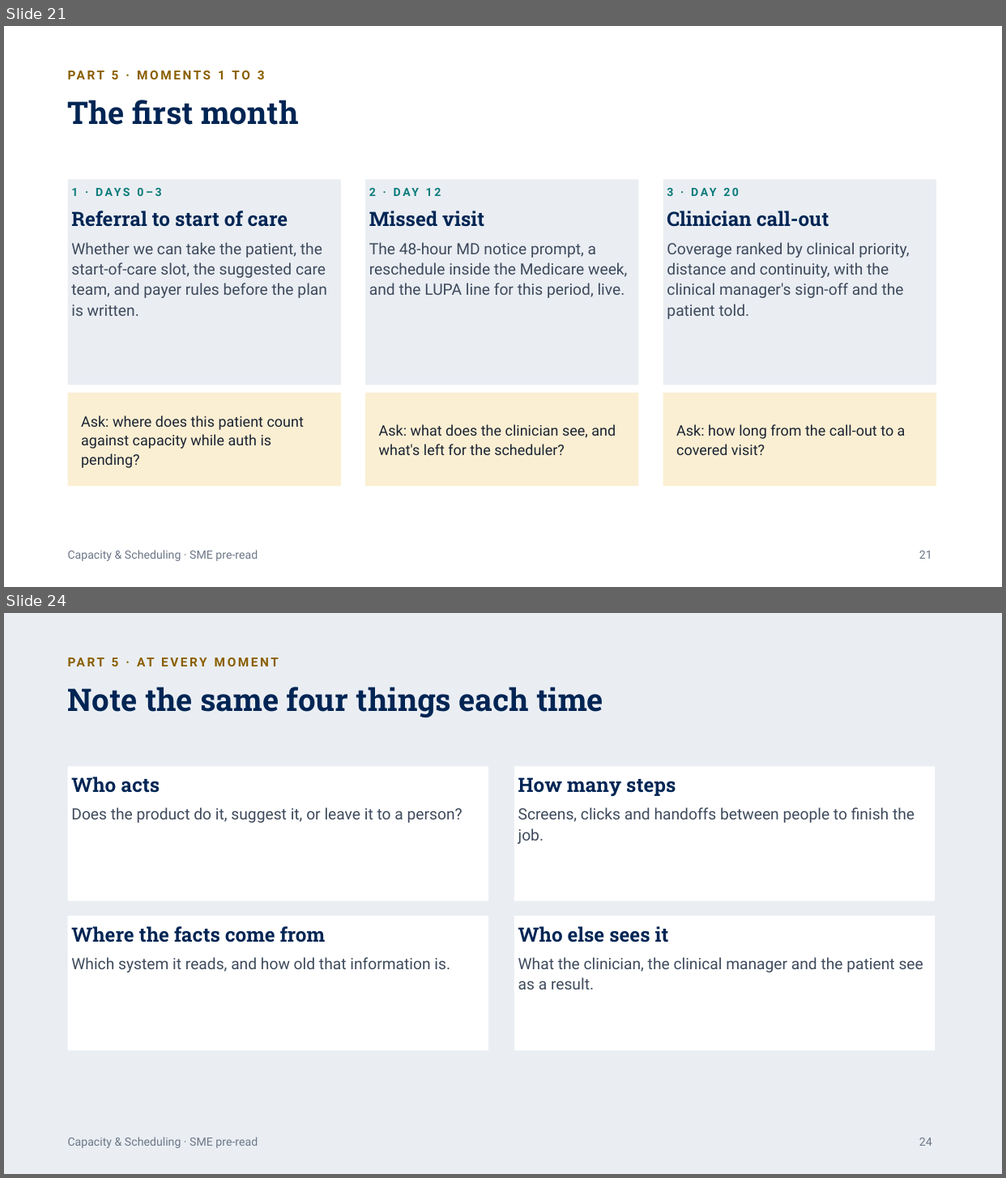
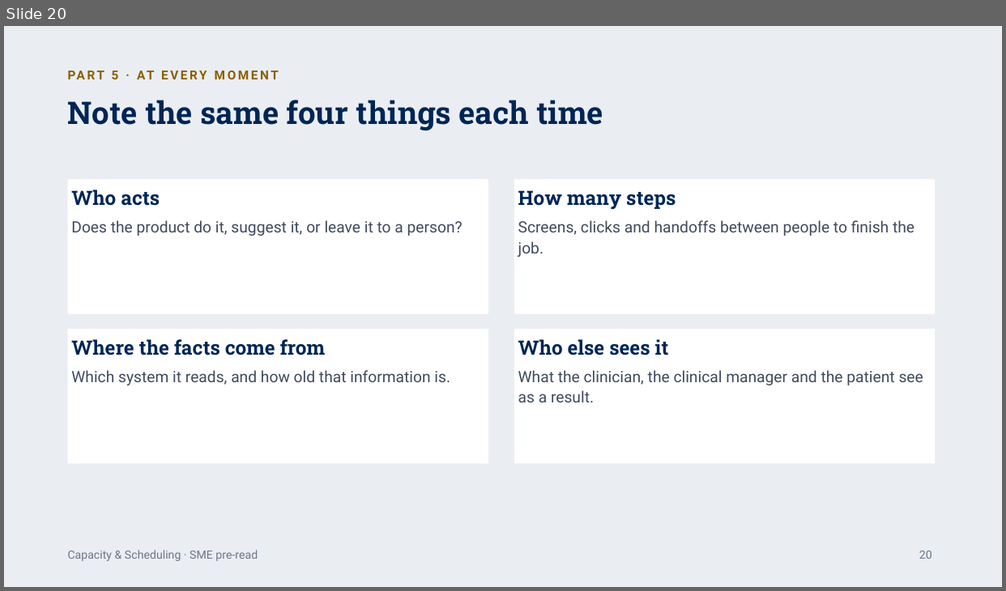
Before and after one commit to worker-max/compassus-capacity-pm, a slide deck: agents/compassus-capacity-pm/artifacts/Nashville-SME-PreRead.pptx. Shown one above the other, each under a label of ours: slides 21 and 24 before the commit, slide 20 after it; the slides between them are not shown. The pictures are 1006x1178 and 1006x591 pixels, drawn with LibreOffice and Linux fonts; fonts in the diff are those of the drawing. Boxes give left, top, right and bottom in pixels: in the first picture for what was removed or moved away, otherwise in the second. Text is boxed around its words. In the diff, an @@ line names an element or a change of style, - is before the commit and + after.

```diff
--- a/agents/compassus-capacity-pm/artifacts/Nashville-SME-PreRead.pptx
+++ b/agents/compassus-capacity-pm/artifacts/Nashville-SME-PreRead.pptx
@@ slide 21 removed at [4, 26, 1002, 587], background #FFFFFF; not listed: 1 template element that a slide beside it also shows @@
@@ text removed at [112, 71, 265, 79] @@
-PART 5 · MOMENTS 1 TO 3
@@ title removed at [68, 100, 298, 125] @@
-The first month
@@ rectangle removed at [68, 179, 341, 386] @@
@@ text removed at [71, 188, 327, 316] @@
-1 · DAYS 0–3
-Referral to start of care
-Whether we can take the patient, the start-of-care slot, the suggested care team, and payer rules before the plan is written.
@@ rectangle removed at [365, 179, 639, 386] @@
@@ text removed at [369, 188, 627, 298] @@
-2 · DAY 12
-Missed visit
-The 48-hour MD notice prompt, a reschedule inside the Medicare week, and the LUPA line for this period, live.
@@ rectangle removed at [663, 179, 937, 386] @@
@@ text removed at [667, 188, 909, 319] @@
-3 · DAY 20
-Clinician call-out
-Coverage ranked by clinical priority, distance and continuity, with the clinical manager's sign-off and the patient told.
@@ rectangle removed at [68, 393, 341, 486] @@
@@ rectangle removed at [365, 393, 639, 486] @@
@@ rectangle removed at [663, 393, 937, 486] @@
@@ text removed at [81, 416, 304, 468] @@
-Ask: where does this patient count against capacity while auth is pending?
@@ text removed at [379, 425, 616, 455] @@
-Ask: what does the clinician see, and what's left for the scheduler?
@@ text removed at [676, 425, 906, 455] @@
-Ask: how long from the call-out to a covered visit?
@@ page number removed at [919, 551, 932, 559] @@
-21
@@ what was slide 24 is now slide 20 @@
@@ page number at [919, 551, 932, 559]: text changed @@
-24
+20
```
Also in this commit, not shown: 1 slide changed, 2 slides added, 8 other slides removed.
